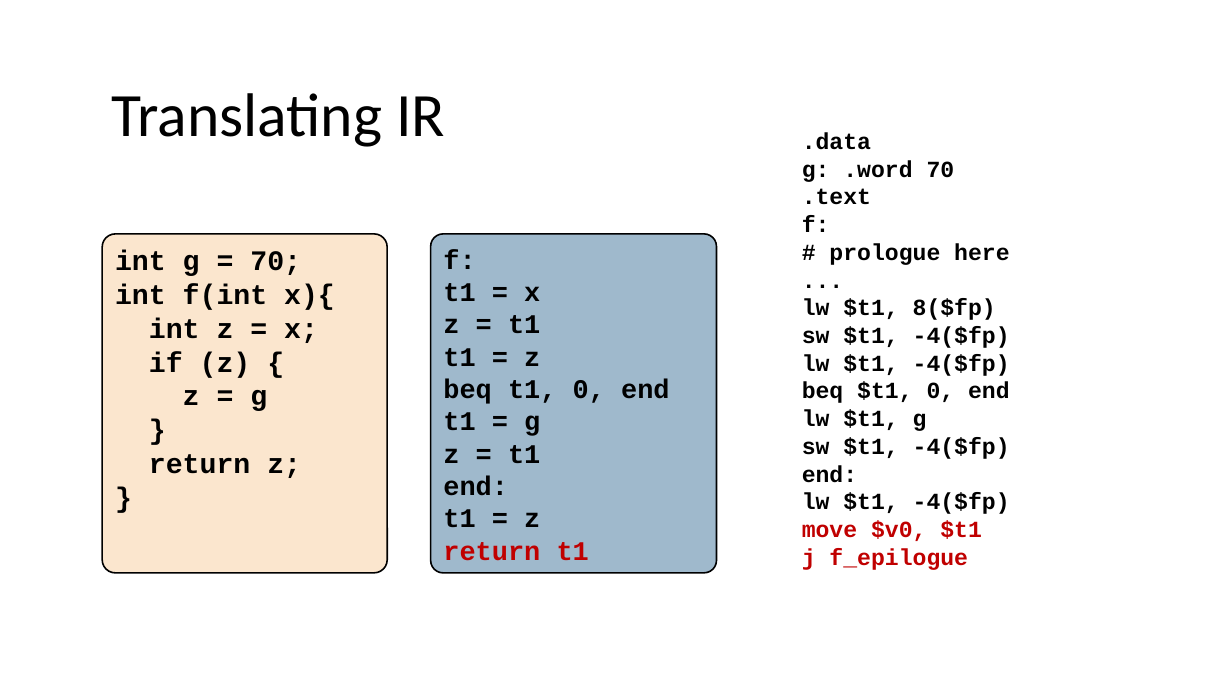
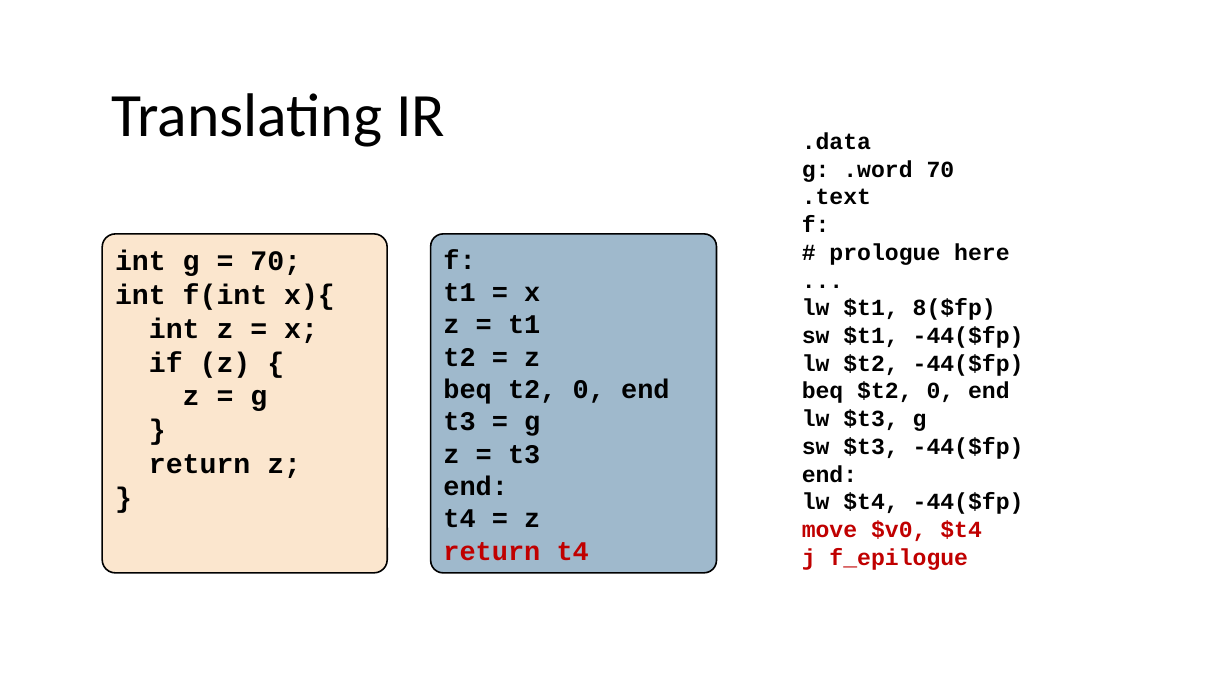
Before and after one commit to nivshani/compilation, a slide deck: slide 66 of slides/codegen.pptx. Drawn at 1232x693 pixels with LibreOffice and Linux fonts; fonts in the diff are those of the drawing. Boxes give left, top, right and bottom in pixels: in the first picture for what was removed or moved away, otherwise in the second. Text is boxed around its words. In the diff, an @@ line names an element or a change of style, - is before the commit and + after.

```diff
--- a/slides/codegen.pptx
+++ b/slides/codegen.pptx
@@ text at bbox=[802, 326, 1024, 459]: text changed @@
-sw $t1, -4($fp)
-lw $t1, -4($fp)
-beq $t1, 0, end
-lw $t1, g
-sw $t1, -4($fp)
+sw $t1, -44($fp)
+lw $t2, -44($fp)
+beq $t2, 0, end
+lw $t3, g
+sw $t3, -44($fp)
@@ text in rounded rectangle at bbox=[443, 348, 669, 464]: text changed @@
-t1 = z
-beq t1, 0, end
-t1 = g
-z = t1
+t2 = z
+beq t2, 0, end
+t3 = g
+z = t3
@@ text in rounded rectangle at bbox=[443, 509, 589, 561]: text changed @@
-t1 = z
-return t1
+t4 = z
+return t4
@@ text at bbox=[802, 493, 1024, 541]: text changed @@
-lw $t1, -4($fp)
-move $v0, $t1
+lw $t4, -44($fp)
+move $v0, $t4
```
Also in this commit, not shown: 14 other slides changed, 1 other file.
